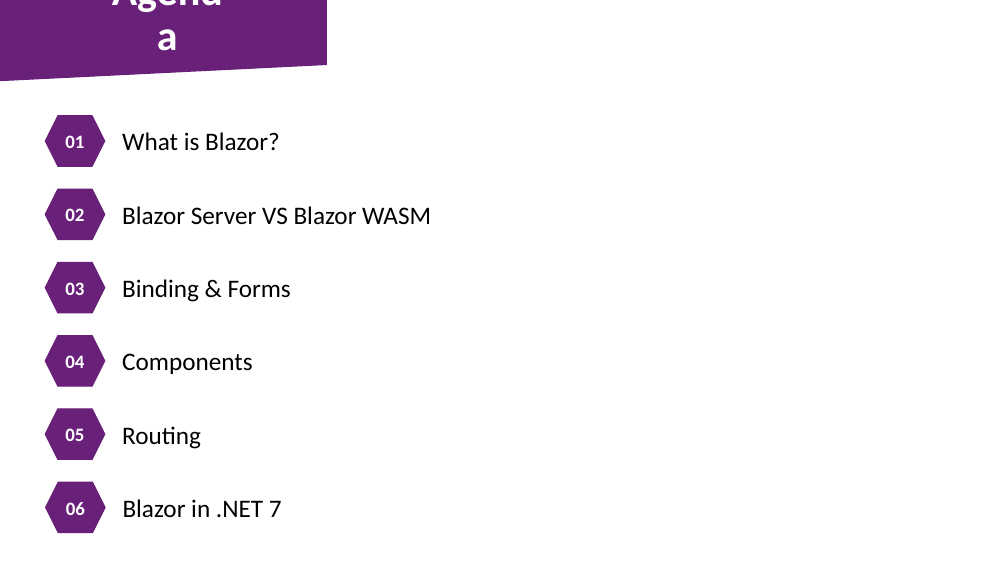
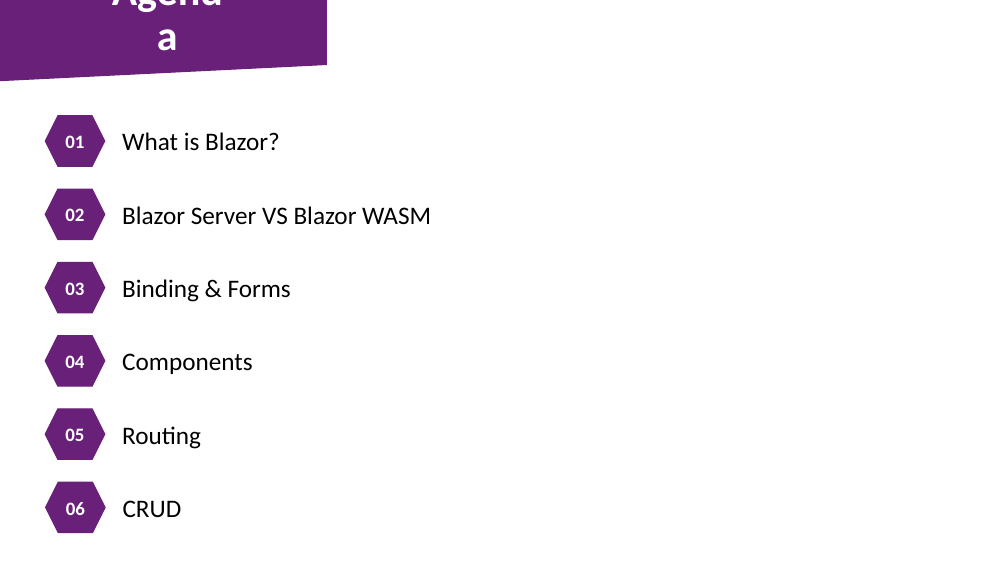
Before and after one commit to cgarrido/NetCoreConfBCN23.Blazor, a slide deck: slide 4 of netcoreconf23_BCN_BlazorNoWayHome.pptx. Drawn at 1008x567 pixels with LibreOffice and Linux fonts; fonts in the diff are those of the drawing; background and template pictures are left out. Boxes give left, top, right and bottom in pixels: in the first picture for what was removed or moved away, otherwise in the second. Text is boxed around its words. In the diff, an @@ line names an element or a change of style, - is before the commit and + after.

```diff
--- a/netcoreconf23_BCN_BlazorNoWayHome.pptx
+++ b/netcoreconf23_BCN_BlazorNoWayHome.pptx
@@ text at bbox=[123, 500, 182, 518]: text changed @@
-Blazor in .NET 7
+CRUD
```
Also in this commit, not shown: 1 slide added, 2 slides removed, 3 other files.
